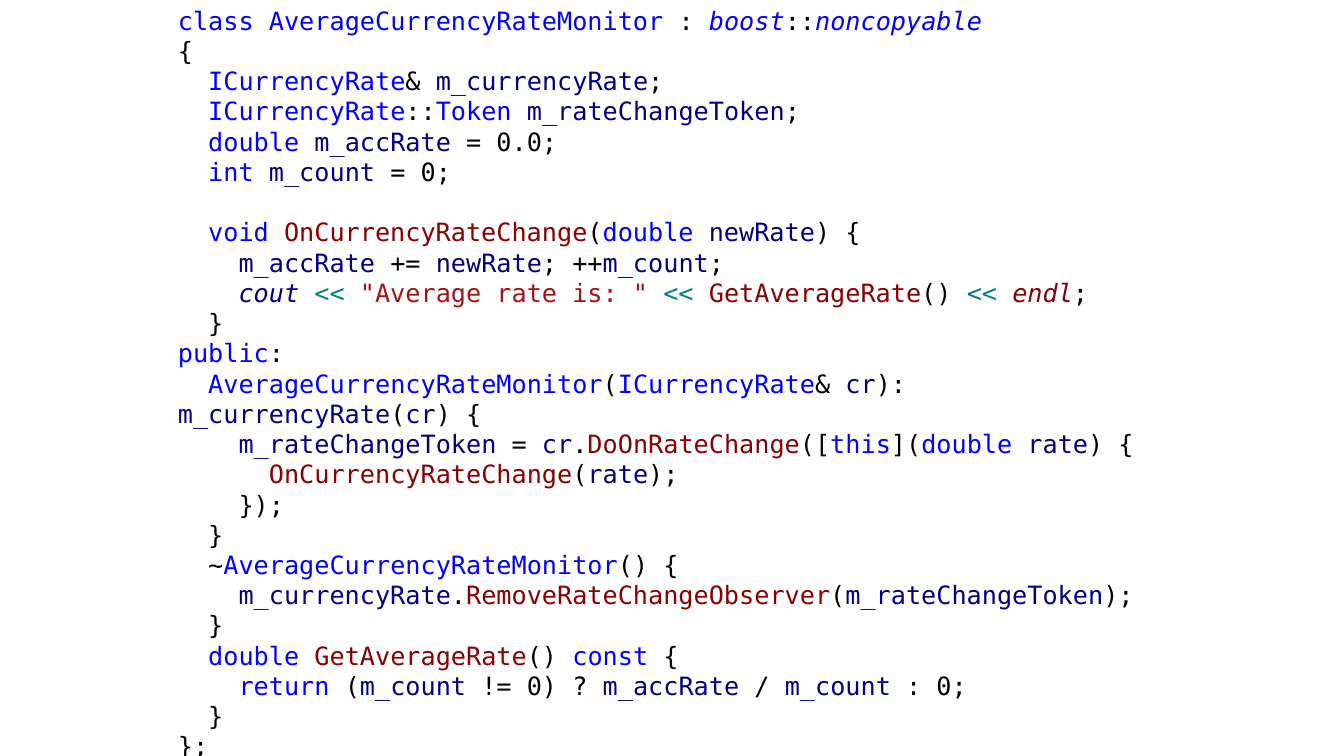
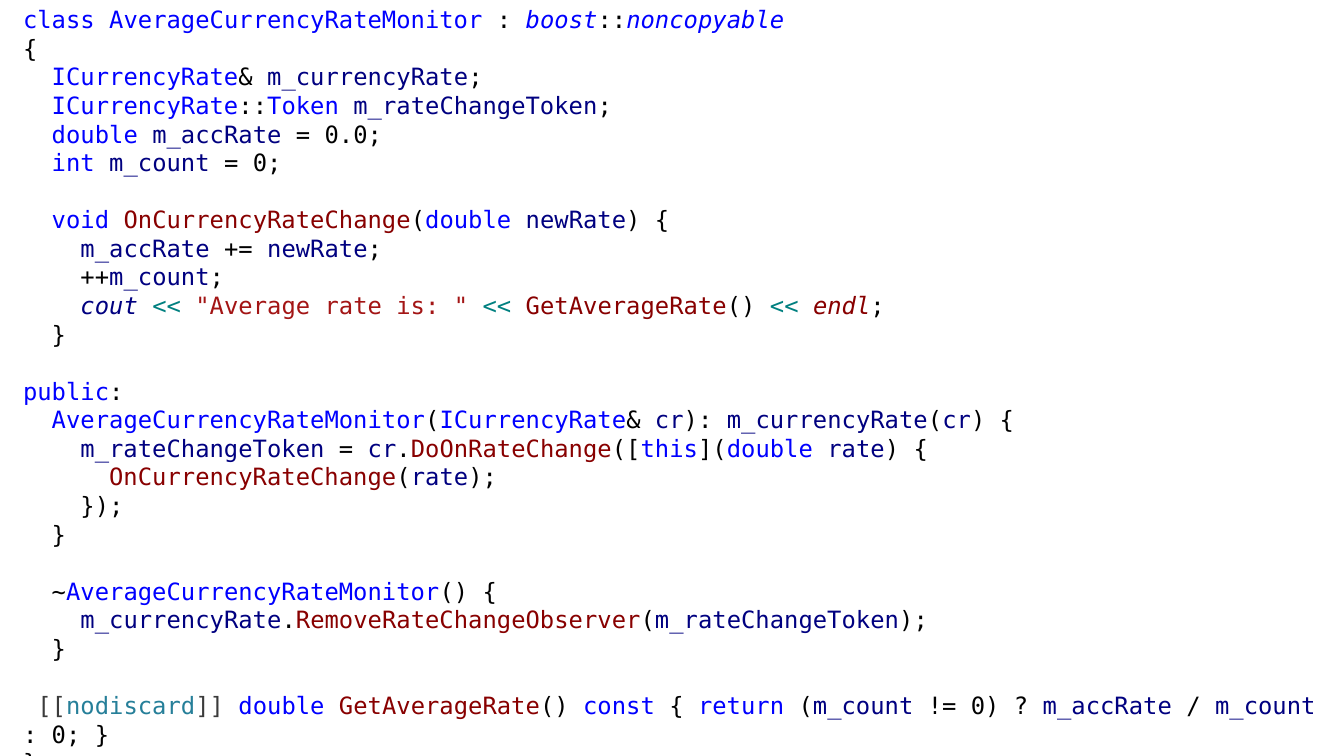
Before and after one commit to alexey-malov/ood, a slide deck: slide 44 of lectures/02.observer/observer.pptx (slide 43 before the commit). Drawn at 1344x756 pixels with LibreOffice and Linux fonts; fonts in the diff are those of the drawing. Boxes give left, top, right and bottom in pixels: in the first picture for what was removed or moved away, otherwise in the second. Text is boxed around its words. In the diff, an @@ line names an element or a change of style, - is before the commit and + after.

```diff
--- a/lectures/02.observer/observer.pptx
+++ b/lectures/02.observer/observer.pptx
@@ text "class AverageCurrencyRateMonitor : boost::noncopyable": place and size @@
-text "class AverageCurrencyRateMonitor : boost::noncopyable" at (178, 10, 1134, 701)
+text "class AverageCurrencyRateMonitor : boost::noncopyable" at (23, 9, 1315, 747)
@@ text at (23, 9, 986, 634): size 18 to 17 pt in "class AverageCurrencyRateMonitor : boost::noncopyable", "{", "ICurrencyRate& m_currencyRate;", "ICurrencyRate::Token m_rateChangeToken;" and 15 more places @@
@@ text at (80, 239, 382, 291): text changed; size 18 to 17 pt @@
-m_accRate += newRate; ++m_count;
+m_accRate += newRate;
+++m_count;
@@ text at (37, 695, 1315, 747): text changed; size 18 to 17 pt @@
-double GetAverageRate() const {
-return (m_count != 0) ? m_accRate / m_count : 0;
-}
+[[nodiscard]] double GetAverageRate() const { return (m_count != 0) ? m_accRate / m_count : 0; }
```
Also in this commit, not shown: 10 other slides changed, 2 slides added, 12 other files.
